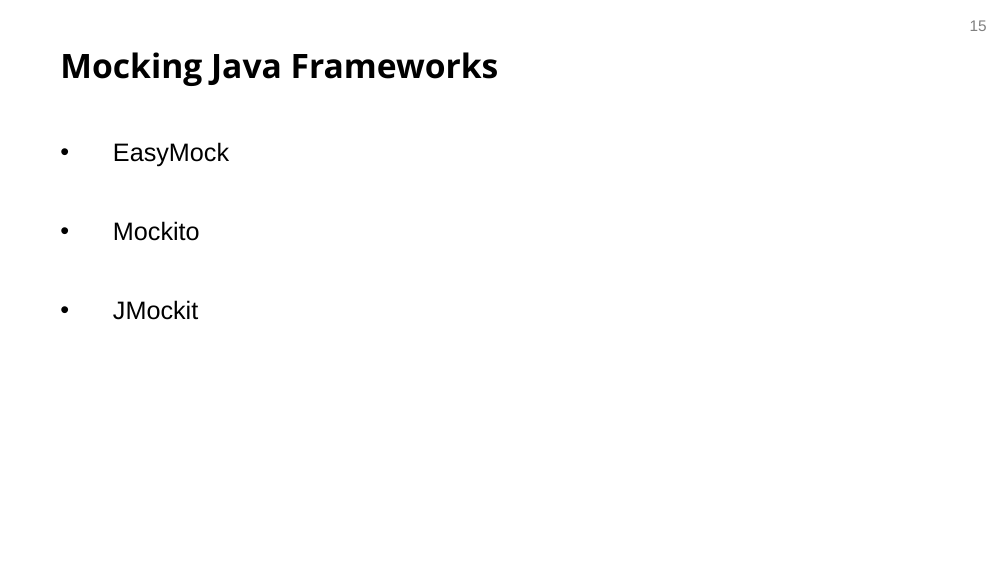
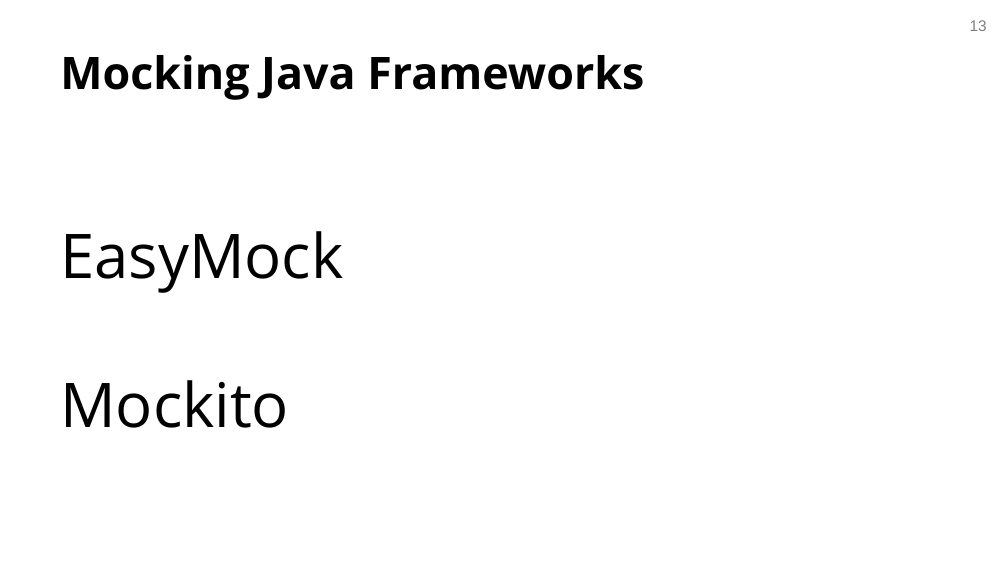
Before and after one commit to avishj/recitation-2-f24, a slide deck: slide 13 of resources/17623-recitation2.pptx (slide 15 before the commit). Drawn at 1008x567 pixels with LibreOffice and Linux fonts; fonts in the diff are those of the drawing; background and template pictures are left out. Boxes give left, top, right and bottom in pixels: in the first picture for what was removed or moved away, otherwise in the second. Text is boxed around its words. In the diff, an @@ line names an element or a change of style, - is before the commit and + after.

```diff
--- a/resources/17623-recitation2.pptx
+++ b/resources/17623-recitation2.pptx
@@ page number at [970,20,987,31]: text changed @@
-15
+13
@@ title "Mocking Java Frameworks" at [60,55,644,100]: size 24 to 32 pt @@
@@ text "EasyMock" at [60,231,343,428]: size 18 to 44 pt, font Arial to Open Sans; bullet • to none @@
@@ text at [113,300,198,320]: paragraph removed @@
-• JMockit
```
Also in this commit, not shown: 14 other slides changed, 2 slides removed.
